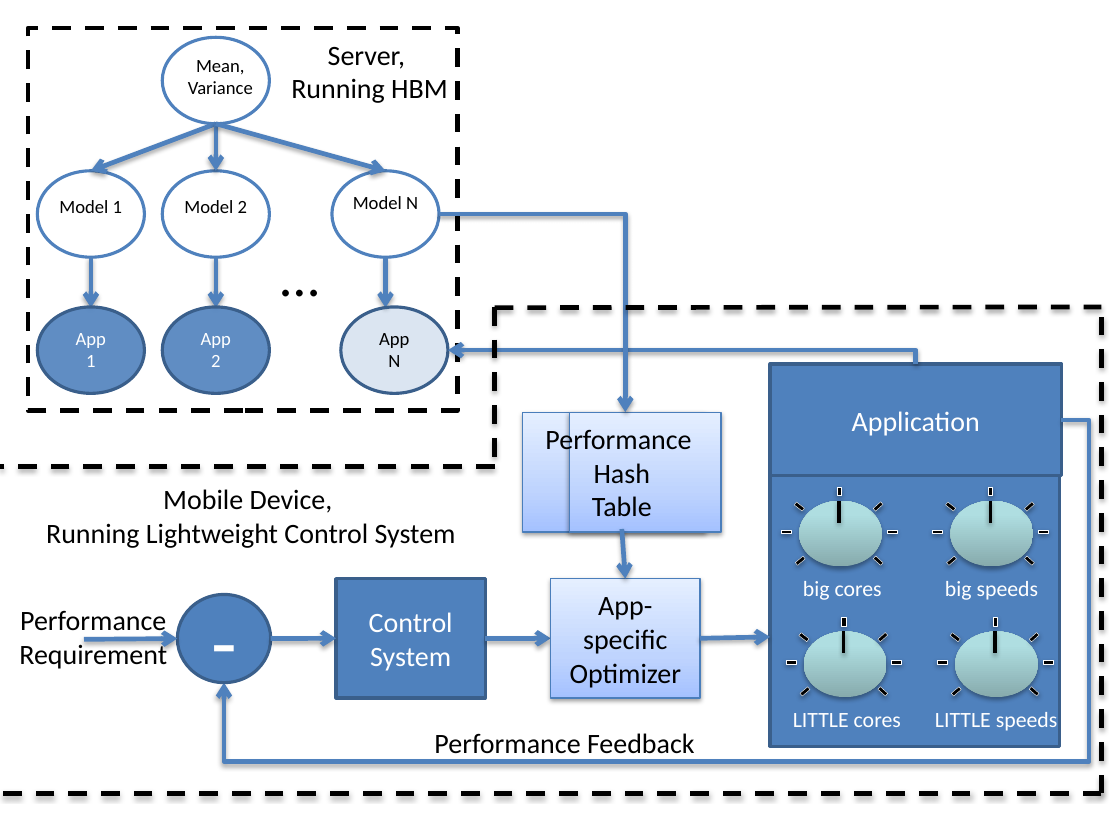
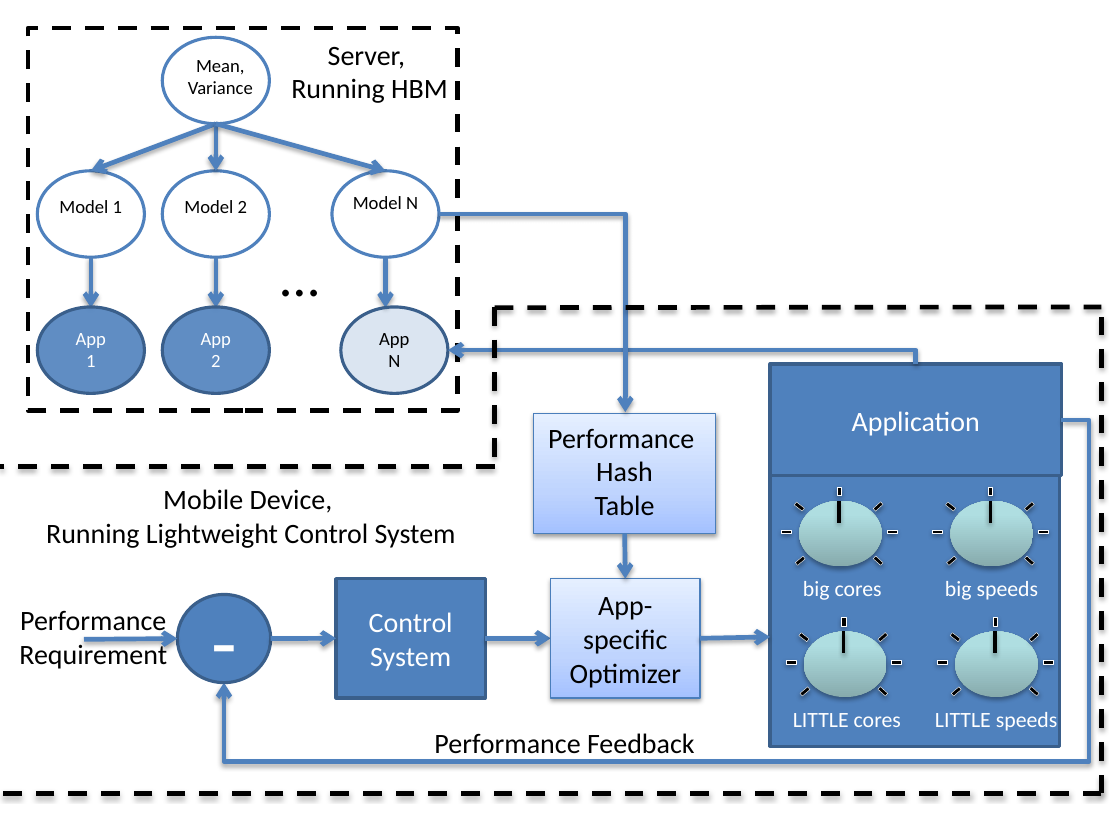
Before and after one commit to nmishra8/ASPLOS-17, a slide deck: slide 6 of figures/LEO+POET_backup_nikita.pptx. Drawn at 1120x840 pixels with LibreOffice and Linux fonts; fonts in the diff are those of the drawing. Boxes give left, top, right and bottom in pixels: in the first picture for what was removed or moved away, otherwise in the second. Text is boxed around its words. In the diff, an @@ line names an element or a change of style, - is before the commit and + after.

```diff
--- a/figures/LEO+POET_backup_nikita.pptx
+++ b/figures/LEO+POET_backup_nikita.pptx
@@ rectangle moved from (x1=523, y1=412, x2=704, y2=532) to (x1=533, y1=413, x2=715, y2=533) @@
@@ rectangle removed at (x1=569, y1=412, x2=720, y2=532) @@
@@ arrow moved from (622, 529) - (625, 579) to (625, 533) - (625, 579) @@
```
Also in this commit, not shown: 3 other files.
